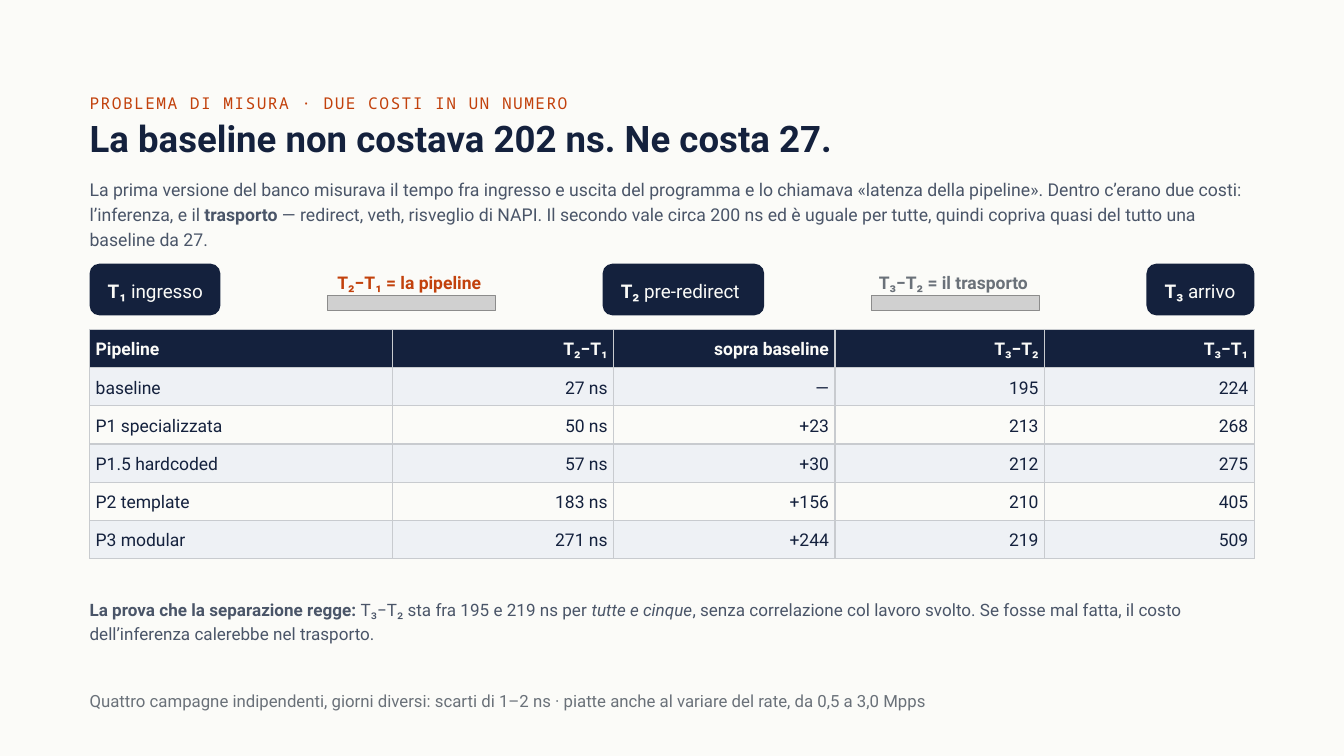
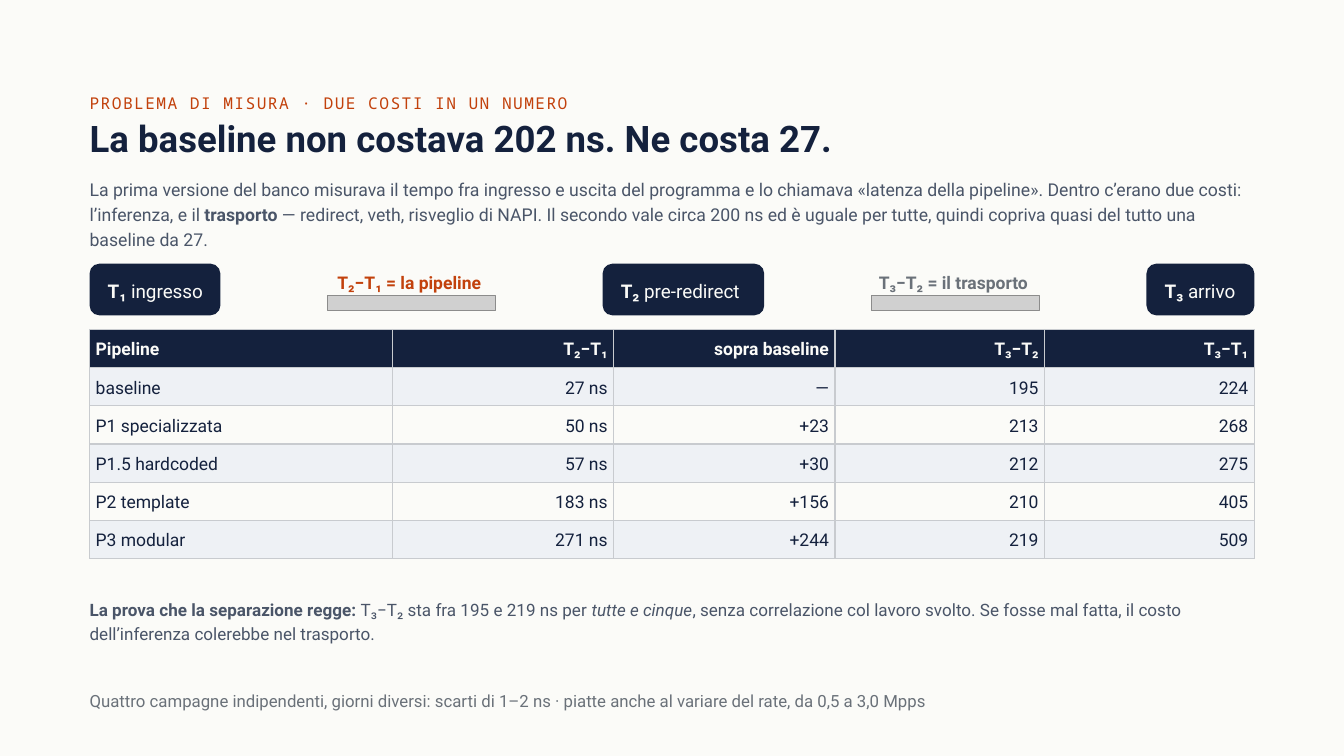
Before and after one commit to ettore-cantile/ipa_lab, a slide deck: slide 26 of docs/IPA eBPF — Implementazione e risultati.pptx (slide 21 before the commit). Drawn at 1344x756 pixels with LibreOffice and Linux fonts; fonts in the diff are those of the drawing; grey boxes stand for pictures. Boxes give left, top, right and bottom in pixels: in the first picture for what was removed or moved away, otherwise in the second. Text is boxed around its words. In the diff, an @@ line names an element or a change of style, - is before the commit and + after.

```diff
--- a/docs/IPA eBPF — Implementazione e risultati.pptx
+++ b/docs/IPA eBPF — Implementazione e risultati.pptx
@@ text at [90,603,1182,644]: text changed @@
-La prova che la separazione regge: T₃−T₂ sta fra 195 e 219 ns per tutte e cinque, senza correlazione col lavoro svolto. Se fosse mal fatta, il costo dell’inferenza calerebbe nel trasporto.
+La prova che la separazione regge: T₃−T₂ sta fra 195 e 219 ns per tutte e cinque, senza correlazione col lavoro svolto. Se fosse mal fatta, il costo dell’inferenza colerebbe nel trasporto.
```
Also in this commit, not shown: 9 other slides changed, 7 slides added, 42 other files.
